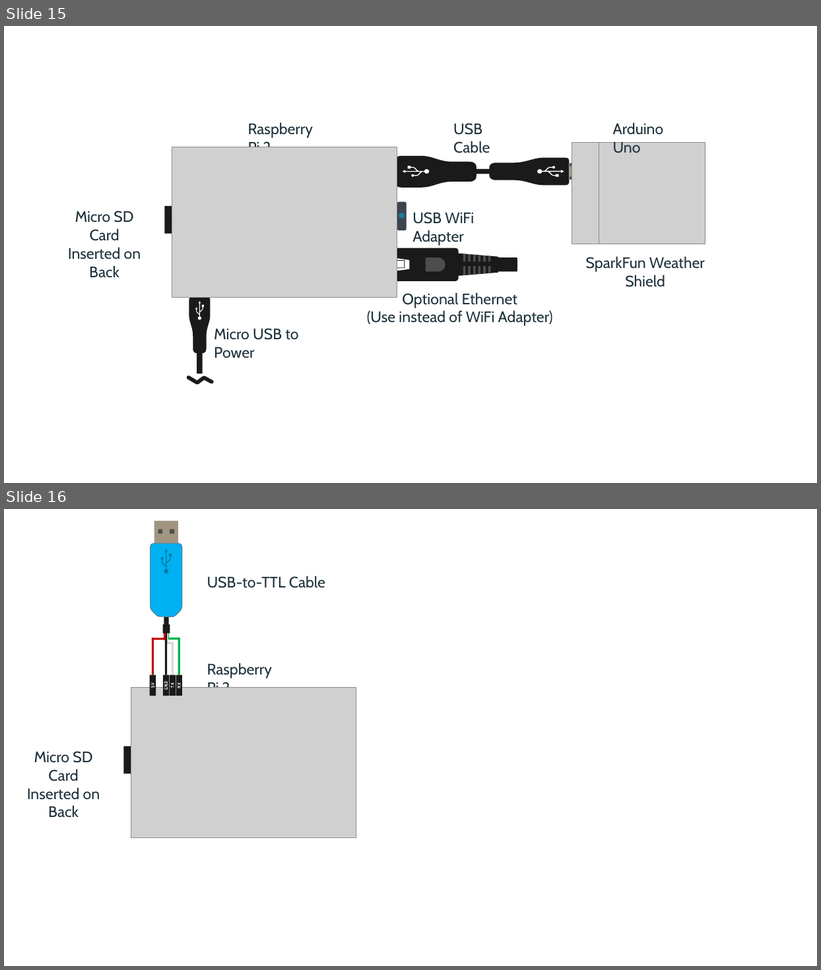
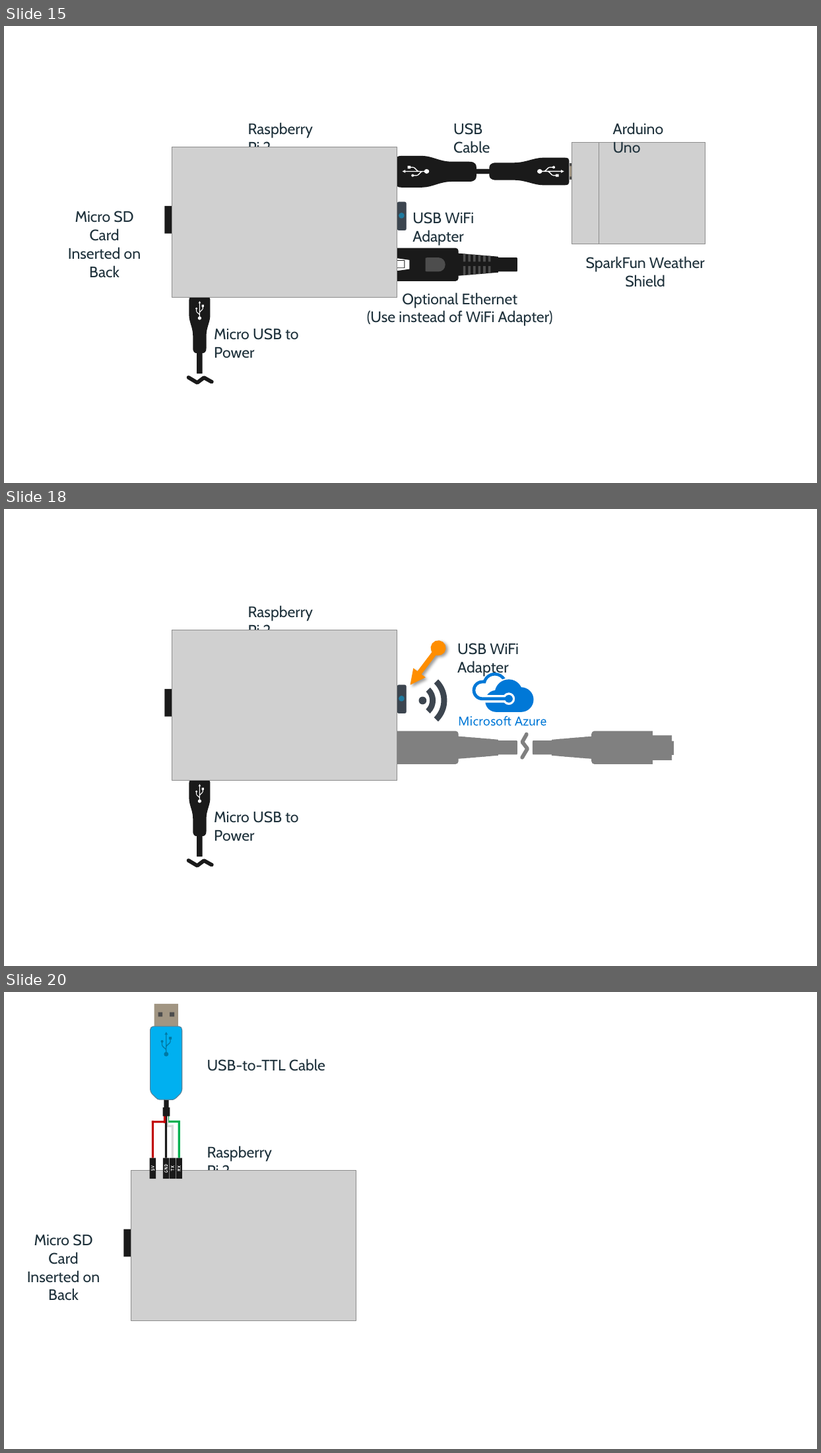
Before and after one commit to zebular13/connectthedots, a slide deck: HOLs/images/SolutionArchitecture/SolutionArchitecture.pptx. Shown one above the other, each under a label of ours: slides 15 and 16 before the commit, slides 15, 18 and 20 after it; the slides between them are not shown. The pictures are 821x970 and 821x1453 pixels, drawn with LibreOffice and Linux fonts; fonts in the diff are those of the drawing; grey boxes stand for pictures. Boxes give left, top, right and bottom in pixels: in the first picture for what was removed or moved away, otherwise in the second. Text is boxed around its words. In the diff, an @@ line names an element or a change of style, - is before the commit and + after.

```diff
--- a/HOLs/images/SolutionArchitecture/SolutionArchitecture.pptx
+++ b/HOLs/images/SolutionArchitecture/SolutionArchitecture.pptx
@@ slide 18 added at bbox=[4, 509, 817, 966], background #FFFFFF @@
@@ text added at bbox=[248, 605, 313, 630], 18 pt, text #1E313B @@
+Raspberry Pi 2
@@ picture added at bbox=[172, 630, 397, 780] @@
@@ text added at bbox=[457, 643, 519, 677], 18 pt, text #1E313B @@
+USB WiFi Adapter
@@ double arrow added from (438, 648) to (411, 685), #FF8E00 6 pt @@
@@ group added at bbox=[372, 685, 407, 714]: 2 rounded rectangles, 1 rectangle, 1 ellipse @@
@@ freeform shape added at bbox=[417, 680, 460, 722], fill #3C454F @@
@@ freeform shape added at bbox=[473, 673, 534, 712], fill #0078D7 @@
@@ freeform shape added at bbox=[164, 689, 203, 717], fill #1A1A1A @@
@@ freeform shape added at bbox=[459, 716, 547, 726], fill #0078D7 @@
@@ group added at bbox=[376, 731, 517, 764]: 5 freeform shapes @@
@@ freeform shape added at bbox=[522, 735, 527, 758], outline #808080 4.5 pt @@
@@ group added at bbox=[533, 731, 674, 764]: 6 freeform shapes @@
@@ text added at bbox=[214, 811, 298, 842], 18 pt, text #1E313B @@
+Micro USB to Power
@@ group added at bbox=[189, 768, 211, 857]: 3 freeform shapes, 1 rectangle @@
@@ freeform shape added at bbox=[189, 861, 212, 867], outline #1A1A1A 4.5 pt @@
@@ what was slide 16 is now slide 20 @@
```
Also in this commit, not shown: 3 other slides added, 25 other files.
